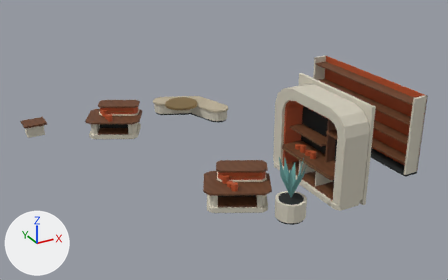
An edit to the glTF model external_packages/shopping_promenade_20261009/exports/SHOP_D09_S100_A132__fitout.glb, drawn before and after from the same camera.
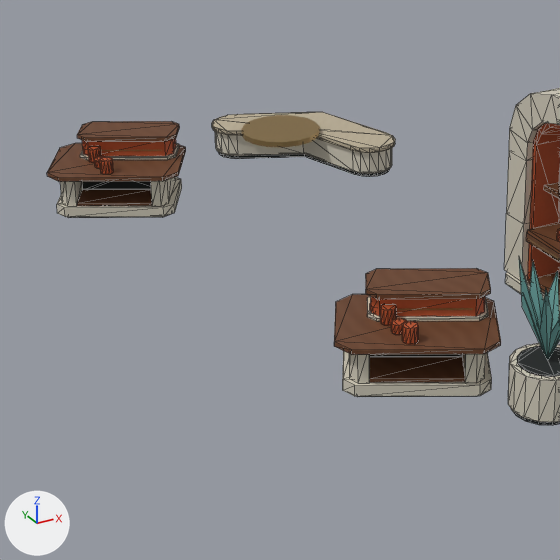
Old and new are each drawn whole from a camera (50 mm lens) standing at (-8.51, -16.81, 8.88) and looking at (0.45, -0.53, 0.74) and again close up on the part from 15% to 66% of the width and 18% to 100% of the height. Lighting does not change. The marker at lower left points along +X, +Y and +Z. The older version's two pictures come first. The close-ups show mesh edges as thin lines. Vertices at exactly the same position are counted once.

Names of what the first close-up shows: 'SHOP_D09_S100_A132__fitout__champagne_metal', 'SHOP_D09_S100_A132__fitout__dark_rubber', 'SHOP_D09_S100_A132__fitout__ivory_enamel', 'SHOP_D09_S100_A132__fitout__oatmeal_weave', 'SHOP_D09_S100_A132__fitout__quiet_teal', 'SHOP_D09_S100_A132__fitout__retail_terracotta_enamel', 'SHOP_D09_S100_A132__fitout__warm_walnut'.
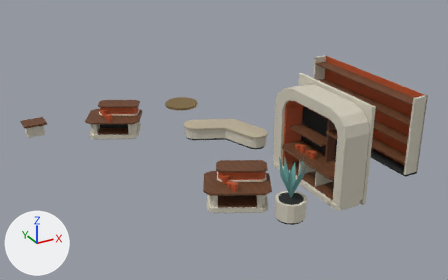
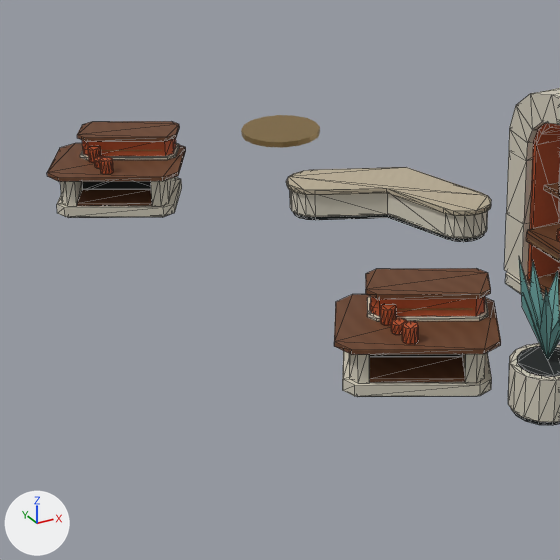
Boxes [x1, y1, x2, y2] around the edits, measured in the close-ups (560 x 560 px; the box of a moved part takes in the faces that stretch with it):
'SHOP_D09_S100_A132__fitout__oatmeal_weave', moved
    before: [212, 112, 395, 153]
    after: [286, 167, 491, 216]
'SHOP_D09_S100_A132__fitout__dark_rubber', reshaped
    before: [68, 152, 560, 425]
    after: [68, 181, 560, 425]
part 1 of me_shop_d09_s100_a132__fitout__dark_rubber, moved or reshaped
    before: [219, 152, 389, 177]
    after: [293, 212, 484, 242]
part 2 of me_shop_d09_s100_a132__fitout__ivory_enamel, moved or reshaped
    before: [215, 132, 392, 174]
    after: [290, 190, 488, 239]

The edits, one by one:
me_shop_d09_s100_a132__fitout__dark_rubber is used by ob_shop_d09_s100_a132__fitout__dark_rubber; location (0.0, 0.0, 0.0).
me_shop_d09_s100_a132__fitout__dark_rubber had 252 vertices, 444 faces and spanned x -2.82..5.35, y -5.0..4.82, z 0.0..2.49.
me_shop_d09_s100_a132__fitout__dark_rubber now has 252 vertices, 444 faces and spans x -2.82..5.35, y -5.0..4.22, z 0.0..2.49.
me_shop_d09_s100_a132__fitout__dark_rubber part 1: the loose piece of 40 vertices spanning x 0.18..2.32, y 2.48..4.82, z 0.0..0.07 is moved by (0.0, -2.8, 0.0).
me_shop_d09_s100_a132__fitout__ivory_enamel has 364 vertices, 678 faces and spans x -4.8..5.35, y -5.05..4.9, z 0.0..3.0.
me_shop_d09_s100_a132__fitout__ivory_enamel is used by ob_shop_d09_s100_a132__fitout__ivory_enamel; location (0.0, 0.0, 0.0).
me_shop_d09_s100_a132__fitout__ivory_enamel part 2: the loose piece of 40 vertices spanning x 0.14..2.36, y 2.44..4.86, z 0.07..0.43 is moved by (0.0, -2.8, 0.0).
me_shop_d09_s100_a132__fitout__oatmeal_weave is used by ob_shop_d09_s100_a132__fitout__oatmeal_weave; location (0.0, 0.0, 0.0).
me_shop_d09_s100_a132__fitout__oatmeal_weave had 40 vertices, 76 faces and spanned x 0.09..2.41, y 2.39..4.91, z 0.43..0.5.
me_shop_d09_s100_a132__fitout__oatmeal_weave now has 40 vertices, 76 faces and spans x 0.09..2.41, y -0.41..2.11, z 0.43..0.5.
me_shop_d09_s100_a132__fitout__oatmeal_weave part 3: the whole mesh is moved by (0.0, -2.8, 0.0).
